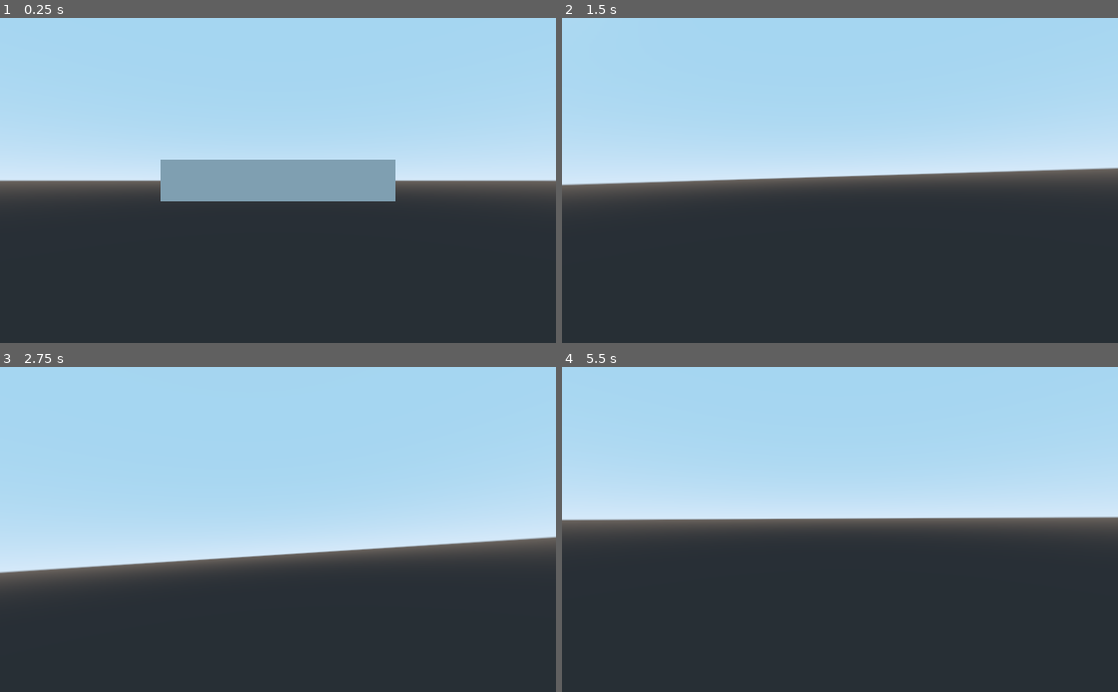
Above: before the commit, frames 1-4 (two rows, left to right).
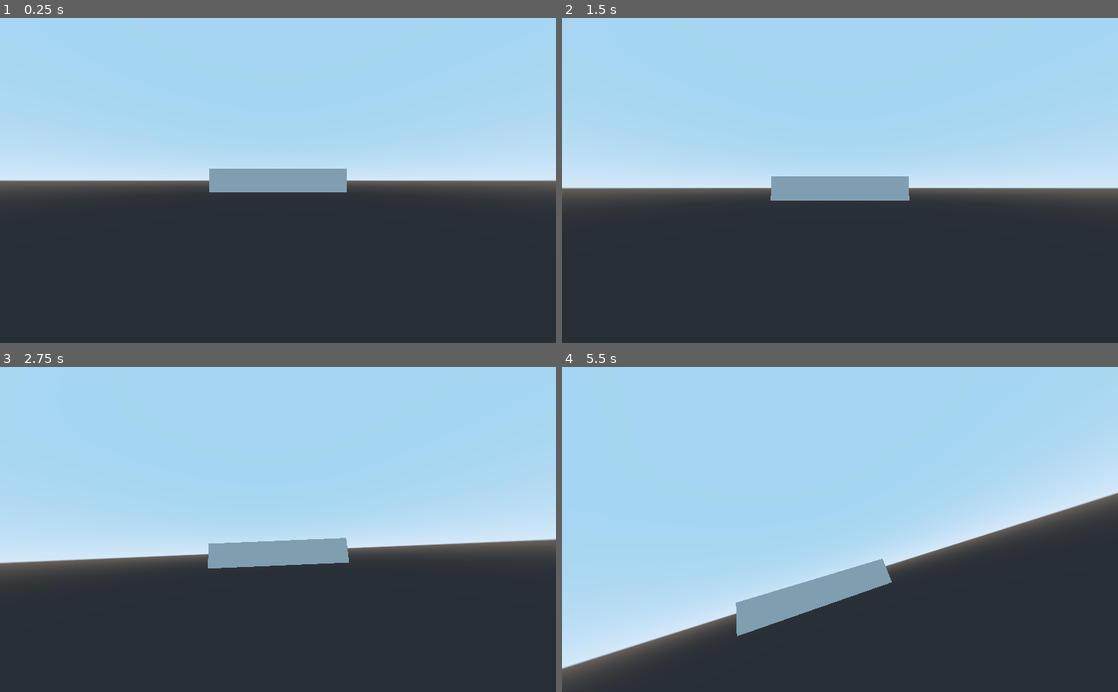
Above: after the commit, the same moments.

Repository: superfroggman/godot-spaceship
Game: Godot game, scene res://Main.tscn
Two runs of this game, one before a commit and one after it. Both use one fixed random seed, a clock stepped at 60 frames per second and the inputs below.
Inputs (mouse positions are in pixels of both pictures, inside the frame that each line leads up to):
- Up to frame 1 (0.25 s): no input
- Up to frame 2 (1.5 s): tap Enter at 0.5 s; move the mouse to (867, 180) at 0.52 s; hold Keypad 5 (pitch+, bound only after the commit) 0.53-1.28 s; hold Up (ui_up) from 0.53 s (still down); tap Keypad 8 (pitch-, bound only after the commit) at 0.8, 1.35 s; move the mouse to (812, 180) at 1.27 s
- Up to frame 3 (2.75 s): keep holding Up (ui_up); tap Keypad 6 (roll+, bound only after the commit) at 1.55 s; move the mouse to (289, 523) at 2.02 s; hold Keypad 6 (roll+, bound only after the commit) from 2.03 s (still down); tap Keypad 4 (roll-, bound only after the commit) at 2.3 s
- Up to frame 4 (5.5 s): keep holding Up (ui_up); move the mouse to (834, 536) at 2.77 s; release Keypad 6 (roll+, bound only after the commit) at 2.78 s; tap Keypad 4 (roll-, bound only after the commit) at 2.85 s; tap Keypad 9 (yaw+, bound only after the commit) at 3.05 s; move the mouse to (878, 532) at 3.52 s; hold Keypad 9 (yaw+, bound only after the commit) 3.53-4.28 s; tap Keypad 7 (yaw-, bound only after the commit) at 3.8, 4.35 s; move the mouse to (795, 526) at 4.27 s; tap Keypad 5 (pitch+, bound only after the commit) at 4.55 s; move the mouse to (845, 529) at 5.02 s; hold Keypad 5 (pitch+, bound only after the commit) from 5.03 s (still down); tap Keypad 8 (pitch-, bound only after the commit) at 5.3 s

The runs differ from the first frame. In frame 1, 3.6% of the frame differs, in the area x 28-72%, y 43-57%; in frame 2, 5.7%; in frame 3, 3.9%; in frame 4, 30%, in the area x 0-100%, y 35-99%.

Commit message:
kinda better but not

Diff:
--- a/spaceship/Main.tscn
+++ b/spaceship/Main.tscn
@@ -20,3 +20,4 @@
 
 [node name="Camera" type="Camera" parent="Ship"]
 transform = Transform( -1.62921e-07, 0, -1, 0, 1, 0, 1, 0, -1.62921e-07, 1, 0, 0 )
+fov = 100.0
--- a/spaceship/Ship.gd
+++ b/spaceship/Ship.gd
@@ -4,7 +4,7 @@
 
 # Called when the node enters the scene tree for the first time.
 func _ready():
-	Input.set_mouse_mode(Input.MOUSE_MODE_CAPTURED)
+	pass
 
 var speed = 4
 var mouseSensitivity = 0.01
@@ -18,36 +18,50 @@
 var mouse_sensitivity = 1
 
 var direction = Vector3()
-func _input(event):
-	if event is InputEventMouseMotion:
 
-		if event is InputEventMouseMotion:
-			rotate_y(-event.relative.x*0.01)
-			rotate_z(-event.relative.y*0.01)
 
-	direction = Vector3()
-	direction.z = -Input.get_action_strength("move_forward") + Input.get_action_strength("move_backward")
-	direction.x = -Input.get_action_strength("move_left") + Input.get_action_strength("move_right")
-	direction = direction.normalized().rotated(Vector3.UP, rotation.y)
 
 # Called every frame. 'delta' is the elapsed time since the previous frame.
-func _process(delta):
-	var velocity = Vector3()  # The player's movement vector.
+func _physics_process(delta):
+	#ROTATION
+	var torque = Vector3()
+	if Input.is_action_pressed("yaw-"):
+		torque.y += 0.01
+	if Input.is_action_pressed("yaw+"):
+		torque.y -= 0.01
+	if Input.is_action_pressed("roll-"):
+		torque.x -= 0.01
+	if Input.is_action_pressed("roll+"):
+		torque.x += 0.01
+	if Input.is_action_pressed("pitch-"):
+		torque.z -= 0.01
+	if Input.is_action_pressed("pitch+"):
+		torque.z += 0.01
 
-	if Input.is_action_pressed("ui_right"):
+#	torque = torque.normalized().rotated(Vector3.UP, rotation.y)
+
+	add_torque(torque*10)
+
+	#MOVEMENT
+	var velocity = Vector3()
+	if Input.is_action_pressed("moveLeft"):
+		velocity.z -= 1
+	if Input.is_action_pressed("moveRight"):
 		velocity.z += 1
-	if Input.is_action_pressed("ui_left"):
-		velocity.z -= 1
-	if Input.is_action_pressed("ui_down"):
+	if Input.is_action_pressed("moveBack"):
 		velocity.x -= 1
-	if Input.is_action_pressed("ui_up"):
+	if Input.is_action_pressed("moveForward"):
 		velocity.x += 1
+	if Input.is_action_pressed("moveDown"):
+		velocity.y -= 1
+	if Input.is_action_pressed("moveUp"):
+		velocity.y += 1
 	if velocity.length() > 0:
 		velocity = velocity.normalized() * speed
 	velocity*=speed
 
-	velocity = velocity.linear_interpolate(direction * speed, acceleration * delta)
-	velocity = velocity.normalized().rotated(Vector3.UP, rotation.y)
 
-#	apply_impulse(velocity, Vector3.UP)
+	velocity = velocity.normalized().rotated(Vector3.UP, rotation.y).rotated(Vector3.RIGHT, rotation.x).rotated(Vector3.BACK, rotation.z)
+
+
 	apply_central_impulse(velocity)
--- a/spaceship/project.godot
+++ b/spaceship/project.godot
@@ -19,6 +19,69 @@
 run/main_scene="res://Main.tscn"
 config/icon="res://icon.png"
 
+[input]
+
+moveLeft={
+"deadzone": 0.5,
+"events": [ Object(InputEventKey,"resource_local_to_scene":false,"resource_name":"","device":0,"alt":false,"shift":false,"control":false,"meta":false,"command":false,"pressed":false,"scancode":65,"unicode":0,"echo":false,"script":null)
+ ]
+}
+moveRight={
+"deadzone": 0.5,
+"events": [ Object(InputEventKey,"resource_local_to_scene":false,"resource_name":"","device":0,"alt":false,"shift":false,"control":false,"meta":false,"command":false,"pressed":false,"scancode":68,"unicode":0,"echo":false,"script":null)
+ ]
+}
+moveForward={
+"deadzone": 0.5,
+"events": [ Object(InputEventKey,"resource_local_to_scene":false,"resource_name":"","device":0,"alt":false,"shift":false,"control":false,"meta":false,"command":false,"pressed":false,"scancode":87,"unicode":0,"echo":false,"script":null)
+ ]
+}
+moveBack={
+"deadzone": 0.5,
+"events": [ Object(InputEventKey,"resource_local_to_scene":false,"resource_name":"","device":0,"alt":false,"shift":false,"control":false,"meta":false,"command":false,"pressed":false,"scancode":83,"unicode":0,"echo":false,"script":null)
+ ]
+}
+moveDown={
+"deadzone": 0.5,
+"events": [ Object(InputEventKey,"resource_local_to_scene":false,"resource_name":"","device":0,"alt":false,"shift":false,"control":false,"meta":false,"command":false,"pressed":false,"scancode":81,"unicode":0,"echo":false,"script":null)
+ ]
+}
+moveUp={
+"deadzone": 0.5,
+"events": [ Object(InputEventKey,"resource_local_to_scene":false,"resource_name":"","device":0,"alt":false,"shift":false,"control":false,"meta":false,"command":false,"pressed":false,"scancode":69,"unicode":0,"echo":false,"script":null)
+ ]
+}
+yaw-={
+"deadzone": 0.5,
+"events": [ Object(InputEventKey,"resource_local_to_scene":false,"resource_name":"","device":0,"alt":false,"shift":false,"control":false,"meta":false,"command":false,"pressed":false,"scancode":16777357,"unicode":0,"echo":false,"script":null)
+ ]
+}
+yaw+={
+"deadzone": 0.5,
+"events": [ Object(InputEventKey,"resource_local_to_scene":false,"resource_name":"","device":0,"alt":false,"shift":false,"control":false,"meta":false,"command":false,"pressed":false,"scancode":16777359,"unicode":0,"echo":false,"script":null)
+ ]
+}
+pitch-={
+"deadzone": 0.5,
+"events": [ Object(InputEventKey,"resource_local_to_scene":false,"resource_name":"","device":0,"alt":false,"shift":false,"control":false,"meta":false,"command":false,"pressed":false,"scancode":16777358,"unicode":0,"echo":false,"script":null)
+ ]
+}
+pitch+={
+"deadzone": 0.5,
+"events": [ Object(InputEventKey,"resource_local_to_scene":false,"resource_name":"","device":0,"alt":false,"shift":false,"control":false,"meta":false,"command":false,"pressed":false,"scancode":16777355,"unicode":0,"echo":false,"script":null)
+ ]
+}
+roll-={
+"deadzone": 0.5,
+"events": [ Object(InputEventKey,"resource_local_to_scene":false,"resource_name":"","device":0,"alt":false,"shift":false,"control":false,"meta":false,"command":false,"pressed":false,"scancode":16777354,"unicode":0,"echo":false,"script":null)
+ ]
+}
+roll+={
+"deadzone": 0.5,
+"events": [ Object(InputEventKey,"resource_local_to_scene":false,"resource_name":"","device":0,"alt":false,"shift":false,"control":false,"meta":false,"command":false,"pressed":false,"scancode":16777356,"unicode":0,"echo":false,"script":null)
+ ]
+}
+
 [rendering]
 
 environment/default_environment="res://default_env.tres"
